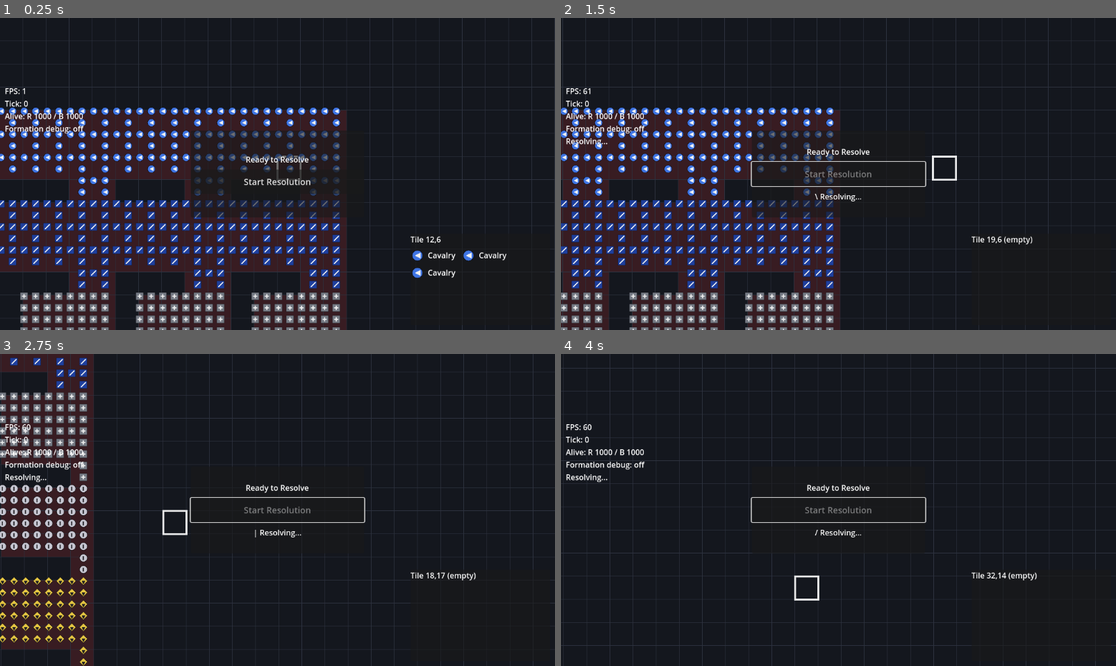
Above: before the commit, frames 1-4 (two rows, left to right).
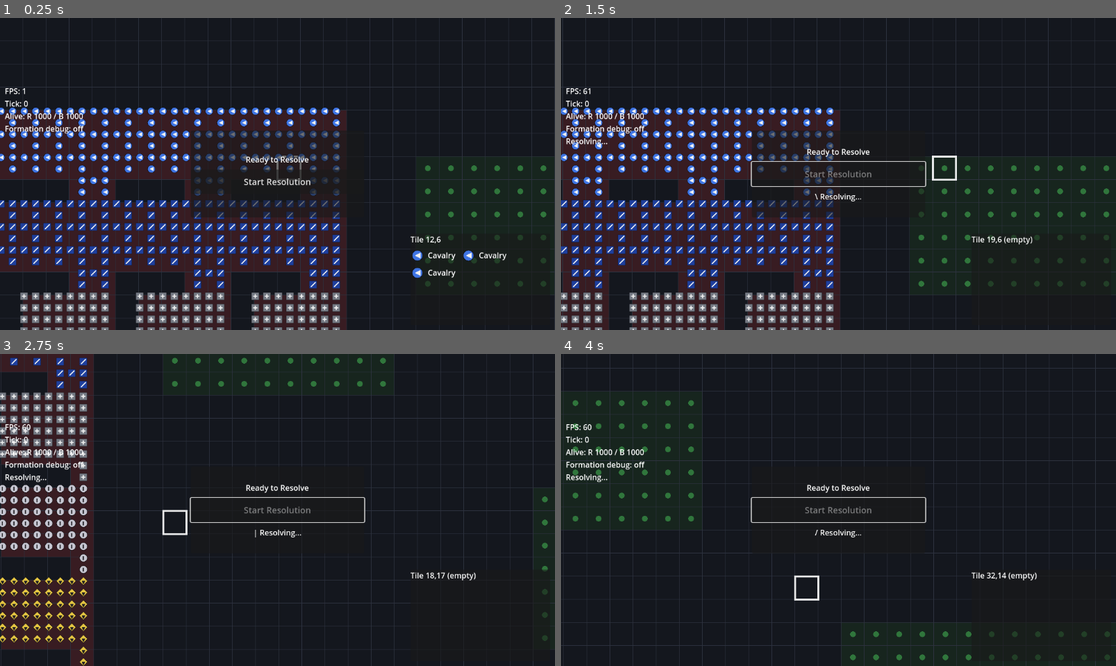
Above: after the commit, the same moments.

Repository: saykrikan-krap/battle-prototype-scale-test-godot
Game: Godot game, scene res://scenes/Main.tscn
Same seed, same stepped clock (60 frames per second), same inputs: the game is played once before the commit and once after it.
Inputs (mouse positions are in pixels of both pictures, inside the frame that each line leads up to):
- Up to frame 1 (0.25 s): no input
- Up to frame 2 (1.5 s): click "Start Resolution" at 0.5 s; tap Enter at 1.25 s; move the mouse to (960, 158) at 1.27 s; hold D from 1.28 s (still down); click (960, 158) at 1.42 s
- Up to frame 3 (2.75 s): tap Space at 1.52, 2.27 s; move the mouse to (166, 525) at 2.02 s; release D at 2.03 s; hold S from 2.03 s (still down)
- Up to frame 4 (4 s): move the mouse to (894, 441) at 2.77 s; release S at 2.78 s; hold D 2.78-3.53 s; move the mouse to (810, 572) at 3.52 s; hold W from 3.53 s (still down); click (810, 572) at 3.67 s; tap Space at 3.77 s

The runs differ from the first frame. In frame 1, 0.6% of the frame differs, in the area x 76-99%, y 47-87%; in frame 2, 0.9%; in frame 3, 0.5%; in frame 4, 1.0%, in the area x 2-99%, y 14-99%.

Commit message:
Add terrain costs and tree rendering

Diff:
--- a/replayer/battle_replayer.gd
+++ b/replayer/battle_replayer.gd
@@ -25,6 +25,7 @@
 var last_attack_tick = PackedInt32Array()
 var units_remaining = PackedInt32Array([0, 0])
 var tile_unit_count = PackedInt32Array()
+var tile_terrain = PackedInt32Array()
 var tile_facing = PackedInt32Array()
 
 var squad_anchor_x = PackedInt32Array()
@@ -112,9 +113,11 @@
 
 	var tile_count = grid_width * grid_height
 	tile_unit_count.resize(tile_count)
+	tile_terrain.resize(tile_count)
 	tile_facing.resize(tile_count)
 	for i in range(tile_count):
 		tile_unit_count[i] = 0
+		tile_terrain[i] = BattleConstants.TerrainType.GRASS
 		tile_facing[i] = -1
 
 	squad_anchor_x.resize(squad_count)
@@ -208,6 +211,11 @@
 		BattleConstants.EventType.BATTLE_INIT:
 			grid_width = event_log.a[index]
 			grid_height = event_log.b[index]
+		BattleConstants.EventType.TERRAIN_SET:
+			var tile = event_log.a[index]
+			var terrain_type = event_log.b[index]
+			if tile >= 0 and tile < tile_terrain.size():
+				tile_terrain[tile] = terrain_type
 		BattleConstants.EventType.UNIT_SPAWNED:
 			var unit_id = event_log.a[index]
 			var side = event_log.b[index]
--- a/replayer/battle_view.gd
+++ b/replayer/battle_view.gd
@@ -15,6 +15,8 @@
 const OVERLAY_BLUE = Color(0.2, 0.45, 0.9, 0.18)
 const DEPLOY_RED = Color(0.9, 0.25, 0.25, 0.1)
 const DEPLOY_BLUE = Color(0.25, 0.5, 0.95, 0.1)
+const TERRAIN_TREES_FILL = Color(0.1, 0.2, 0.12, 0.5)
+const TERRAIN_TREES_MARK = Color(0.2, 0.5, 0.25, 0.9)
 const GHOST_ALPHA = 0.35
 const GHOST_INVALID_ALPHA = 0.55
 const DEBUG_ANCHOR_COLOR = Color(0.98, 0.9, 0.3, 0.9)
@@ -70,6 +72,7 @@
 var _show_deploy_zones: bool = false
 var _zoom: float = VIEW_SCALE
 var _tile_side = PackedInt32Array()
+var _tile_terrain = PackedInt32Array()
 var _hovered_tile = Vector2i(-1, -1)
 var _show_squad_debug: bool = false
 var _squad_anchor_x = PackedInt32Array()
@@ -191,6 +194,13 @@
 	var total_height = grid_height * TILE_SIZE
 	draw_rect(Rect2(0, 0, total_width, total_height), Color(0.08, 0.09, 0.12))
 
+	if _tile_terrain.size() == grid_width * grid_height:
+		for y in range(grid_height):
+			for x in range(grid_width):
+				var tile = x + y * grid_width
+				if _tile_terrain[tile] == BattleConstants.TerrainType.TREES:
+					draw_rect(Rect2(x * TILE_SIZE, y * TILE_SIZE, TILE_SIZE, TILE_SIZE), TERRAIN_TREES_FILL)
+
 	if _show_deploy_zones:
 		_draw_deploy_zone(_deploy_red_rect, DEPLOY_RED)
 		_draw_deploy_zone(_deploy_blue_rect, DEPLOY_BLUE)
@@ -204,6 +214,14 @@
 					draw_rect(Rect2(x * TILE_SIZE, y * TILE_SIZE, TILE_SIZE, TILE_SIZE), OVERLAY_RED)
 				elif side == BattleConstants.Side.BLUE:
 					draw_rect(Rect2(x * TILE_SIZE, y * TILE_SIZE, TILE_SIZE, TILE_SIZE), OVERLAY_BLUE)
+
+	if _tile_terrain.size() == grid_width * grid_height:
+		var marker_radius = TILE_SIZE * 0.12
+		for y in range(grid_height):
+			for x in range(grid_width):
+				var tile = x + y * grid_width
+				if _tile_terrain[tile] == BattleConstants.TerrainType.TREES:
+					draw_circle(_tile_center(x, y), marker_radius, TERRAIN_TREES_MARK)
 
 	var line_color = Color(0.18, 0.2, 0.25)
 	for x in range(grid_width + 1):
@@ -271,9 +289,9 @@
 		return
 	setup(replayer.grid_width, replayer.grid_height)
 	if replayer.unit_alive.size() == 0:
+		_update_tile_overlay(replayer)
 		_clear_unit_meshes()
 		_clear_projectile_meshes()
-		_clear_tile_overlay()
 		return
 
 	_update_tile_overlay(replayer)
@@ -354,8 +372,11 @@
 	var tile_count = grid_width * grid_height
 	if _tile_side.size() != tile_count:
 		_tile_side.resize(tile_count)
+	if _tile_terrain.size() != tile_count:
+		_tile_terrain.resize(tile_count)
 	for i in range(tile_count):
 		_tile_side[i] = -1
+		_tile_terrain[i] = BattleConstants.TerrainType.GRASS
 	queue_redraw()
 
 func _update_unit_meshes(replayer) -> void:
@@ -531,8 +552,15 @@
 	var tile_count = grid_width * grid_height
 	if _tile_side.size() != tile_count:
 		_tile_side.resize(tile_count)
+	if _tile_terrain.size() != tile_count:
+		_tile_terrain.resize(tile_count)
+	var has_terrain = replayer.tile_terrain.size() == tile_count
 	for i in range(tile_count):
 		_tile_side[i] = -1
+		if has_terrain:
+			_tile_terrain[i] = replayer.tile_terrain[i]
+		else:
+			_tile_terrain[i] = BattleConstants.TerrainType.GRASS
 	var unit_count = replayer.unit_alive.size()
 	for id in range(unit_count):
 		if replayer.unit_alive[id] == 0:
--- a/resolver/battle_resolver.gd
+++ b/resolver/battle_resolver.gd
@@ -42,6 +42,13 @@
 	var tile_count = width * height
 	var unit_count = input.unit_count()
 
+	var tile_terrain = input.tile_terrain.duplicate()
+	if tile_terrain.size() != tile_count:
+		tile_terrain.resize(tile_count)
+		for i in range(tile_count):
+			tile_terrain[i] = BattleConstants.TerrainType.GRASS
+	var uniform_cost = USE_UNIFORM_COST_BFS and _terrain_uniform_cost(tile_terrain)
+
 	event_log.add_event(
 		0,
 		0,
@@ -51,6 +58,16 @@
 		input.time_limit_ticks,
 		unit_count
 	)
+	for tile in range(tile_count):
+		event_log.add_event(
+			0,
+			0,
+			BattleConstants.EventType.TERRAIN_SET,
+			tile,
+			tile_terrain[tile],
+			0,
+			0
+		)
 
 	var alive = PackedInt32Array()
 	alive.resize(unit_count)
@@ -378,10 +395,11 @@
 					width,
 					height,
 					tile_side,
+					tile_terrain,
 					neighbors,
 					terrain_version,
 					occupancy_version,
-					USE_UNIFORM_COST_BFS
+					uniform_cost
 				)
 		if profile_enabled:
 			time_field_build_usec += Time.get_ticks_usec() - segment_start
@@ -708,7 +726,11 @@
 				if active_move[id] == 0:
 					continue
 				if moved_flag[id] == 1:
-					next_tick[id] = tick + BattleConstants.MOVE_COST[unit_type[id]]
+					var moved_tile = unit_x[id] + unit_y[id] * width
+					var terrain_type = BattleConstants.TerrainType.GRASS
+					if moved_tile >= 0 and moved_tile < tile_terrain.size():
+						terrain_type = tile_terrain[moved_tile]
+					next_tick[id] = tick + _move_delay(unit_type[id], terrain_type)
 				else:
 					next_tick[id] = tick + BattleConstants.WAIT_COST[unit_type[id]]
 
@@ -848,6 +870,23 @@
 			max_size = value
 	return max_size
 
+static func _terrain_step_cost(terrain_type: int) -> int:
+	if terrain_type < 0 or terrain_type >= BattleConstants.TERRAIN_COST.size():
+		return BASE_STEP_COST
+	return BattleConstants.TERRAIN_COST[terrain_type]
+
+static func _move_delay(unit_type: int, terrain_type: int) -> int:
+	var base = BattleConstants.MOVE_COST[unit_type]
+	if terrain_type == BattleConstants.TerrainType.TREES and _is_cavalry_unit(unit_type):
+		base = BattleConstants.MOVE_COST[BattleConstants.UnitType.INFANTRY]
+	return base * _terrain_step_cost(terrain_type)
+
+static func _terrain_uniform_cost(tile_terrain: PackedInt32Array) -> bool:
+	for terrain_type in tile_terrain:
+		if terrain_type != BattleConstants.TerrainType.GRASS:
+			return false
+	return true
+
 static func _build_neighbors(width: int, height: int) -> Array:
 	var neighbors = []
 	neighbors.resize(width * height)
@@ -900,6 +939,10 @@
 		or u_type == BattleConstants.UnitType.HEAVY_INFANTRY \
 		or u_type == BattleConstants.UnitType.ELITE_INFANTRY \
 		or u_type == BattleConstants.UnitType.CAVALRY \
+		or u_type == BattleConstants.UnitType.HEAVY_CAVALRY
+
+static func _is_cavalry_unit(u_type: int) -> bool:
+	return u_type == BattleConstants.UnitType.CAVALRY \
 		or u_type == BattleConstants.UnitType.HEAVY_CAVALRY
 
 static func _is_archer(u_type: int) -> bool:
@@ -1123,6 +1166,7 @@
 		width: int,
 		height: int,
 		tile_side: PackedInt32Array,
+		tile_terrain: PackedInt32Array,
 		neighbors: Array,
 		terrain_version: int,
 		occupancy_version: PackedInt32Array,
@@ -1151,7 +1195,7 @@
 		return
 
 	var start_usec = Time.get_ticks_usec()
-	_build_distance_field(cache.dist, width, height, unit_side, unit_size, tile_side, neighbors, use_uniform_cost)
+	_build_distance_field(cache.dist, width, height, unit_side, unit_size, tile_side, tile_terrain, neighbors, use_uniform_cost)
 	var elapsed = Time.get_ticks_usec() - start_usec
 
 	cache.initialized = true
@@ -1169,6 +1213,7 @@
 		unit_side: int,
 		unit_size: int,
 		tile_side: PackedInt32Array,
+		tile_terrain: PackedInt32Array,
 		neighbors: Array,
 		use_uniform_cost: bool
 	) -> void:
@@ -1179,7 +1224,7 @@
 	if use_uniform_cost:
 		_build_distance_field_bfs(dist, width, height, unit_side, tile_side, neighbors)
 	else:
-		_build_distance_field_dijkstra(dist, width, height, unit_side, tile_side, neighbors)
+		_build_distance_field_dijkstra(dist, width, height, unit_side, tile_side, tile_terrain, neighbors)
 
 static func _build_distance_field_bfs(
 		dist: PackedInt32Array,
@@ -1217,6 +1262,7 @@
 		height: int,
 		unit_side: int,
 		tile_side: PackedInt32Array,
+		tile_terrain: PackedInt32Array,
 		neighbors: Array
 	) -> void:
 	var tile_count = width * height
@@ -1234,7 +1280,8 @@
 		if base_dist != dist[tile]:
 			continue
 		for neighbor in neighbors[tile]:
-			var next_dist = base_dist + BASE_STEP_COST
+			var step_cost = _terrain_step_cost(tile_terrain[neighbor])
+			var next_dist = base_dist + step_cost
 			if next_dist < dist[neighbor]:
 				dist[neighbor] = next_dist
 				_heap_push(heap_nodes, heap_dists, neighbor, next_dist)
--- a/scenarios/scale_test_v1.gd
+++ b/scenarios/scale_test_v1.gd
@@ -44,7 +44,29 @@
 	input.max_total_size_per_tile = MAX_TOTAL_SIZE_PER_TILE
 	input.seed = seed
 	input.time_limit_ticks = TIME_LIMIT_TICKS
+	input.tile_terrain = _build_terrain(GRID_WIDTH, GRID_HEIGHT)
 	return input
+
+static func _build_terrain(width: int, height: int) -> PackedInt32Array:
+	var terrain = PackedInt32Array()
+	terrain.resize(width * height)
+	for i in range(terrain.size()):
+		terrain[i] = BattleConstants.TerrainType.GRASS
+
+	_add_tree_patch(terrain, width, height, Rect2i(18, 6, 10, 6))
+	_add_tree_patch(terrain, width, height, Rect2i(34, 16, 12, 7))
+	_add_tree_patch(terrain, width, height, Rect2i(50, 24, 12, 7))
+
+	return terrain
+
+static func _add_tree_patch(terrain: PackedInt32Array, width: int, height: int, rect: Rect2i) -> void:
+	var x0 = clamp(rect.position.x, 0, width)
+	var y0 = clamp(rect.position.y, 0, height)
+	var x1 = clamp(rect.position.x + rect.size.x, 0, width)
+	var y1 = clamp(rect.position.y + rect.size.y, 0, height)
+	for y in range(y0, y1):
+		for x in range(x0, x1):
+			terrain[x + y * width] = BattleConstants.TerrainType.TREES
 
 static func _populate_side(input, side: int, zone_start: int, next_unit_id: int, next_squad_id: int) -> Dictionary:
 	var front_is_high = side == BattleConstants.Side.RED
--- a/scenes/Main.gd
+++ b/scenes/Main.gd
@@ -308,6 +308,18 @@
 		input.time_limit_ticks,
 		input.unit_count()
 	)
+	var tile_count = input.grid_width * input.grid_height
+	if input.tile_terrain.size() == tile_count:
+		for tile in range(tile_count):
+			log.add_event(
+				0,
+				0,
+				BattleConstants.EventType.TERRAIN_SET,
+				tile,
+				input.tile_terrain[tile],
+				0,
+				0
+			)
 	for i in range(input.unit_count()):
 		var unit_id = input.unit_ids[i]
 		log.add_event(
--- a/schema/battle_input.gd
+++ b/schema/battle_input.gd
@@ -19,6 +19,8 @@
 var unit_slot_dx = PackedInt32Array()
 var unit_slot_dy = PackedInt32Array()
 
+var tile_terrain = PackedInt32Array()
+
 var squad_ids = PackedInt32Array()
 var squad_sides = PackedInt32Array()
 var squad_formations = PackedInt32Array()
--- a/schema/constants.gd
+++ b/schema/constants.gd
@@ -28,6 +28,11 @@
 	MAGE = 6,
 }
 
+enum TerrainType {
+	GRASS = 0,
+	TREES = 1,
+}
+
 enum EventType {
 	BATTLE_INIT = 0,
 	UNIT_SPAWNED = 1,
@@ -38,6 +43,7 @@
 	UNIT_REMOVED = 6,
 	BATTLE_ENDED = 7,
 	SQUAD_DEBUG = 8,
+	TERRAIN_SET = 9,
 }
 
 enum ProjectileType {
@@ -59,6 +65,7 @@
 static var DEFAULT_FACING = PackedInt32Array([Facing.RIGHT, Facing.LEFT])
 
 const MAX_SQUAD_SIZE = 50
+static var TERRAIN_COST = PackedInt32Array([1, 2])
 
 const NEIGHBOR_DIRS = [
 	Vector2i(0, -1),
Not shown, changed: docs/tick_battle_scale_prototype_base_requirements.md
Not shown, changed: docs/tick_battle_scale_prototype_godot45_requirements.md
Not shown, changed: docs/tick_battle_scale_prototype_squad_pathing_companion.md
